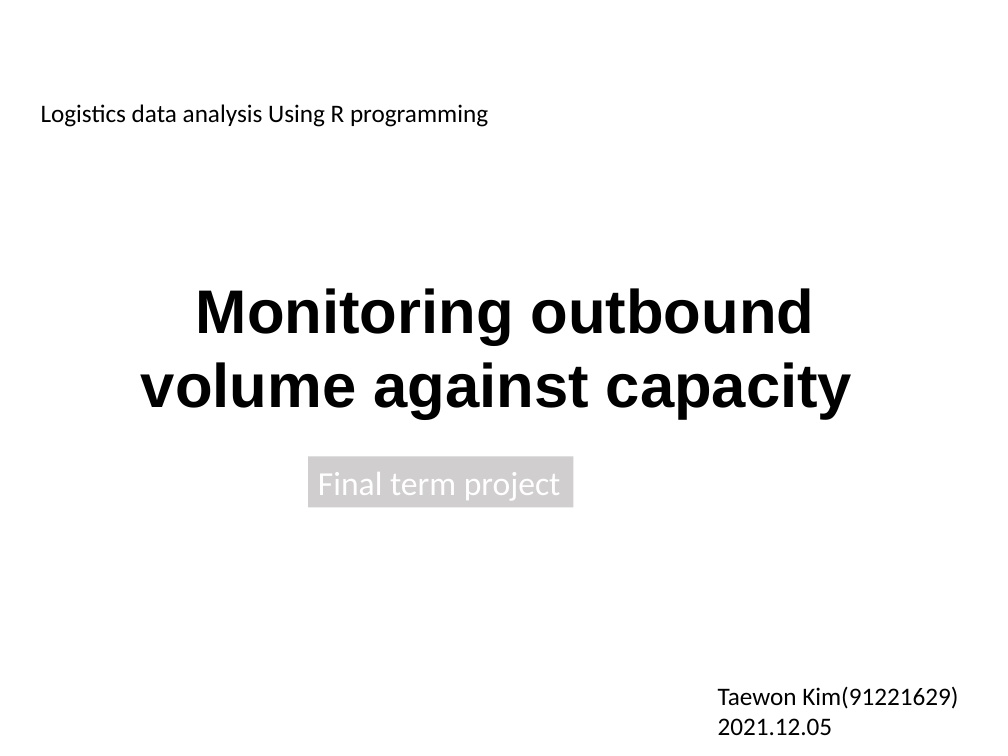
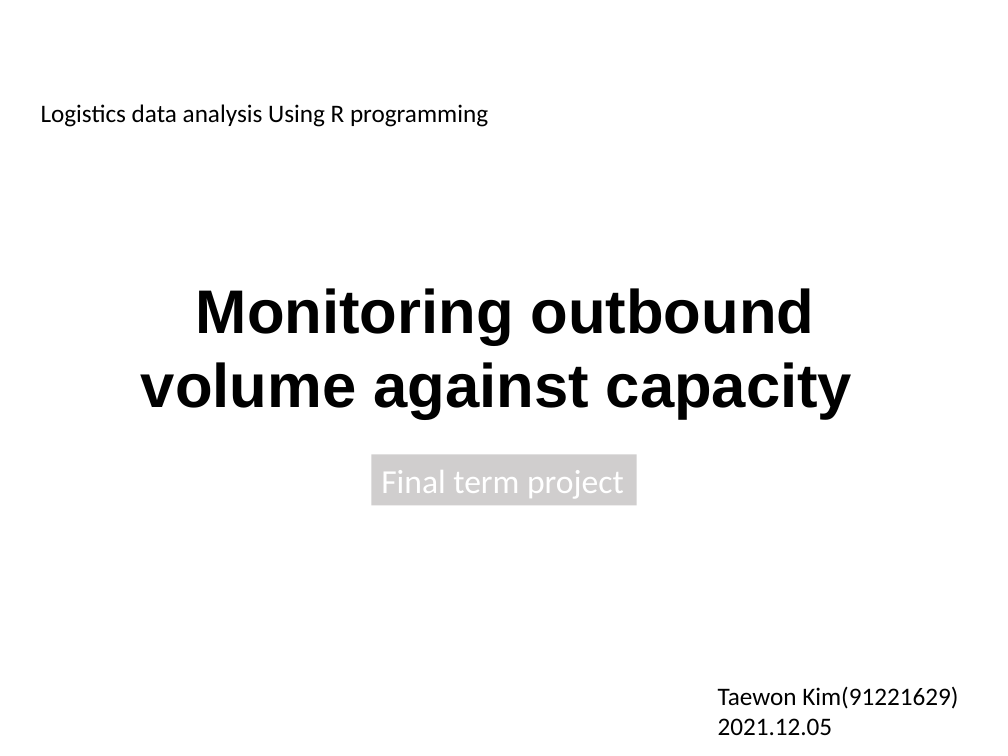
Before and after one commit to TaewinKorea/Final_project, a slide deck: slide 1 of Final term project_Taewon Kim(91221629)_20211205.pptx. Drawn at 1008x756 pixels with LibreOffice and Linux fonts; fonts in the diff are those of the drawing; background and template pictures are left out. Boxes give left, top, right and bottom in pixels: in the first picture for what was removed or moved away, otherwise in the second. Text is boxed around its words. In the diff, an @@ line names an element or a change of style, - is before the commit and + after.

```diff
--- a/Final term project_Taewon Kim(91221629)_20211205.pptx
+++ b/Final term project_Taewon Kim(91221629)_20211205.pptx
@@ rectangle "Final term project" moved from (x1=308, y1=457, x2=574, y2=507) to (x1=371, y1=455, x2=636, y2=505) @@
```
Also in this commit, not shown: 2 other slides changed, 4 slides added, 1 slide removed, 2 other files.
